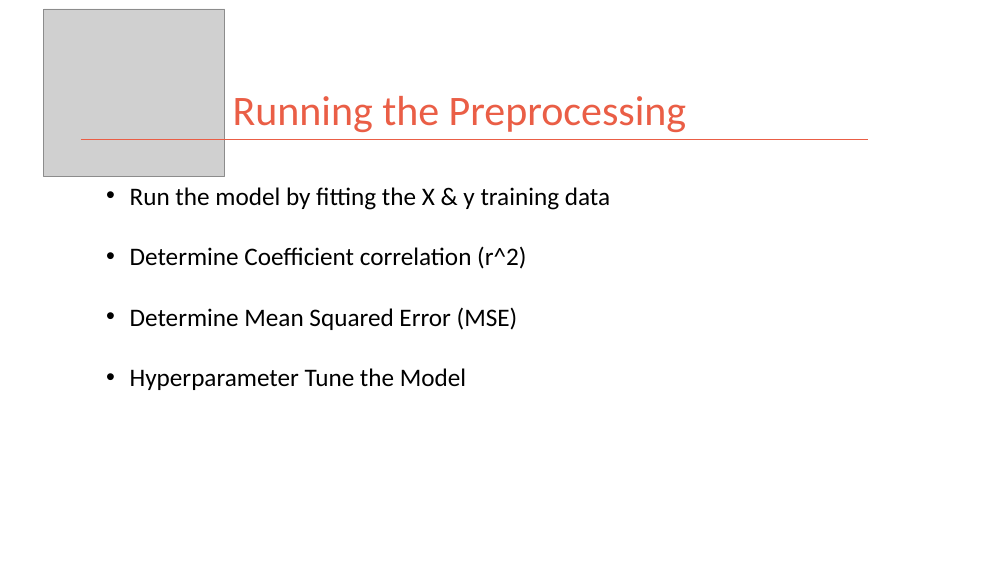
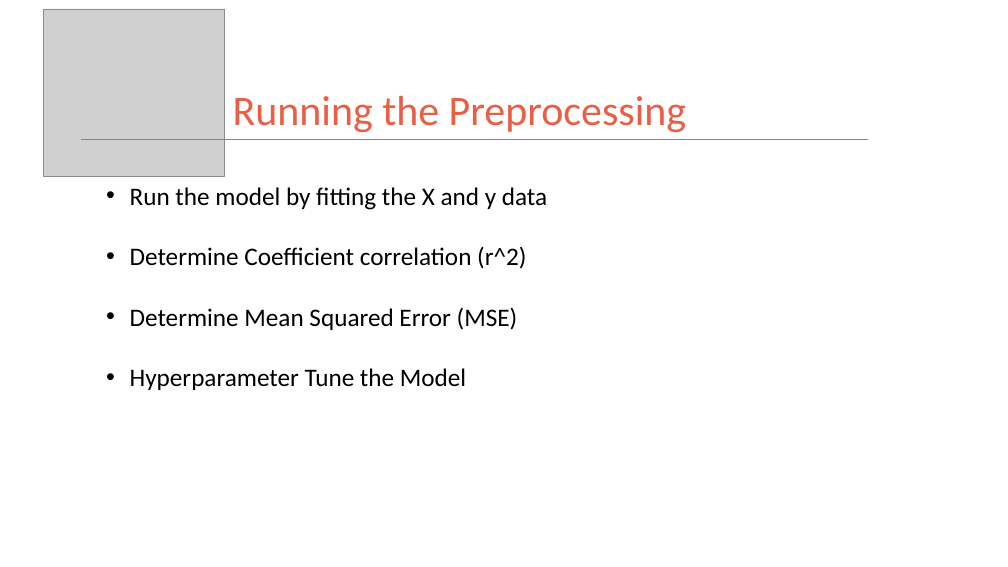
Before and after one commit to kman4/AirbnbPredictions, a slide deck: slide 14 of Airbnb Price Predictions (Model).pptx (slide 15 before the commit). Drawn at 1008x567 pixels with LibreOffice and Linux fonts; fonts in the diff are those of the drawing; grey boxes stand for pictures. Boxes give left, top, right and bottom in pixels: in the first picture for what was removed or moved away, otherwise in the second. Text is boxed around its words. In the diff, an @@ line names an element or a change of style, - is before the commit and + after.

```diff
--- a/Airbnb Price Predictions (Model).pptx
+++ b/Airbnb Price Predictions (Model).pptx
@@ text at [130, 187, 547, 210]: text changed @@
-• Run the model by fitting the X & y training data
+• Run the model by fitting the X and y data
```
Also in this commit, not shown: 2 other slides changed, 1 slide removed, 2 other files.
